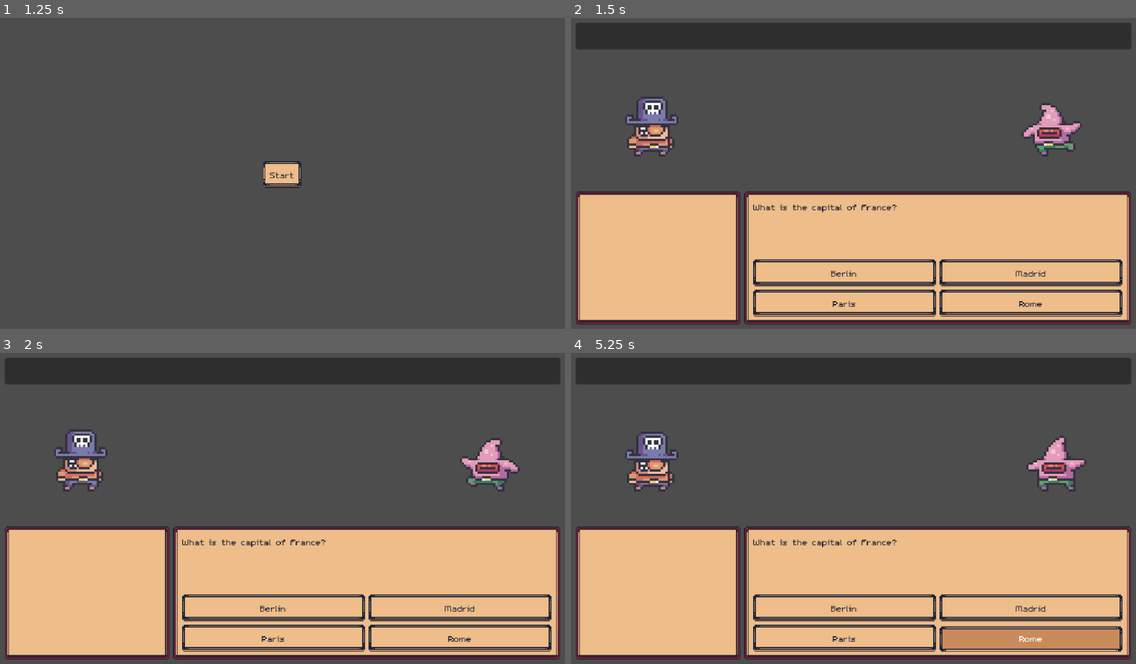
Above: before the commit, frames 1-4 (two rows, left to right).
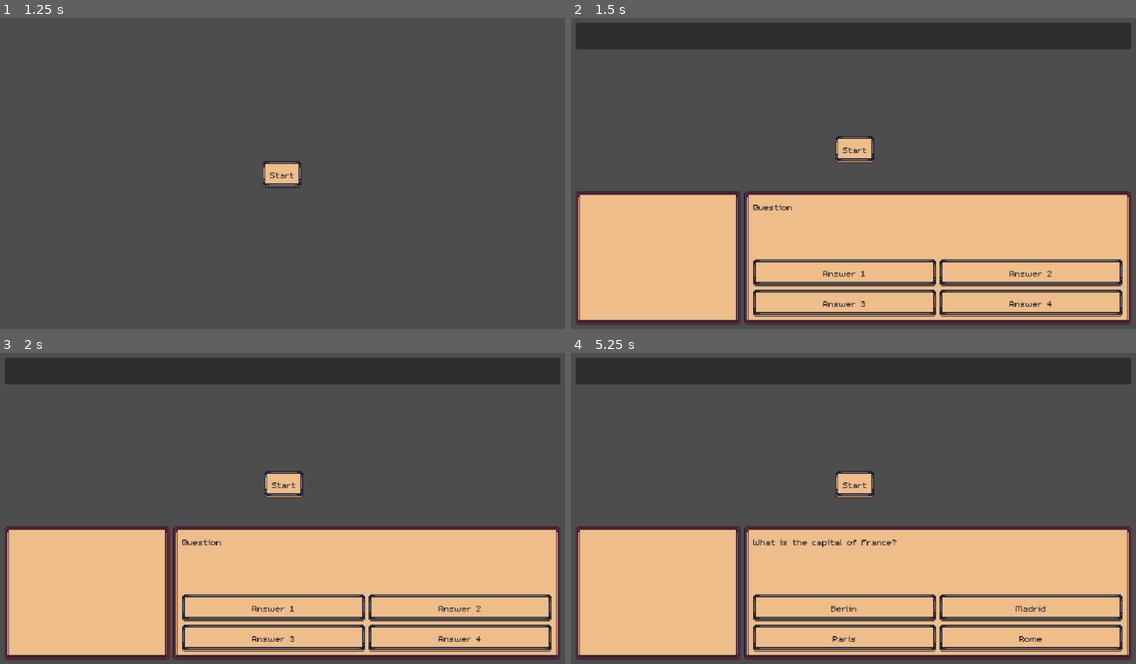
Above: after the commit, the same moments.

Repository: dev-laww/knight-quest
Game: Godot game, scene res://scenes/main.tscn
Two runs of this game, one before a commit and one after it. Both use one fixed random seed, a clock stepped at 60 frames per second and the inputs below.
Inputs (mouse positions are in pixels of both pictures, inside the frame that each line leads up to):
- Up to frame 1 (1.25 s): click "Login" at 0.5 s
- Up to frame 2 (1.5 s): click "Start" at 1.25 s
- Up to frame 3 (2 s): no input
- Up to frame 4 (5.25 s): click "Berlin" (after the commit: "Answer 1") at 2 s; click "Madrid" (after the commit: "Answer 2") at 2.75 s; click "Paris" (after the commit: "Answer 3") at 3.5 s; click "Rome" (after the commit: "Answer 4") at 4.25 s; click (853, 483) at 5 s, where only the run after the commit has a clickable "Start"

Frame 1 is identical in both runs. In frame 2, 3.2% of the frame differs, in the area x 9-91%, y 25-93%; in frame 3, 3.2%; in frame 4, 5.1%, in the area x 9-98%, y 25-96%.

Commit message:
feat: integrate heads-up display with question manager and turn manager and bug fixes

Diff:
--- a/knight-quest/scenes/components/managers/turn_manager.tscn
+++ b/knight-quest/scenes/components/managers/turn_manager.tscn
@@ -6,3 +6,5 @@
 script = ExtResource("1_aj1af")
 
 [node name="TurnTimer" type="Timer" parent="."]
+wait_time = 60.0
+one_shot = true
--- a/knight-quest/scenes/ui/overlays/heads_up_display.tscn
+++ b/knight-quest/scenes/ui/overlays/heads_up_display.tscn
@@ -13,17 +13,20 @@
 anchor_bottom = 1.0
 grow_horizontal = 2
 grow_vertical = 2
+mouse_filter = 2
 theme = ExtResource("1_vfvld")
 script = ExtResource("2_r0aol")
 
 [node name="VBoxContainer" type="VBoxContainer" parent="."]
 layout_mode = 2
+mouse_filter = 2
 
 [node name="Top" type="HBoxContainer" parent="VBoxContainer"]
 custom_minimum_size = Vector2(0, 30)
 layout_mode = 2
 size_flags_vertical = 3
 size_flags_stretch_ratio = 0.1
+mouse_filter = 2
 
 [node name="Panel" type="Panel" parent="VBoxContainer/Top"]
 layout_mode = 2
@@ -33,6 +36,7 @@
 layout_mode = 2
 size_flags_vertical = 3
 size_flags_stretch_ratio = 0.5
+mouse_filter = 2
 
 [node name="PlayerAnchor" type="Control" parent="VBoxContainer/Separator"]
 layout_mode = 1
--- a/knight-quest/scenes/world/battle.tscn
+++ b/knight-quest/scenes/world/battle.tscn
@@ -6,18 +6,29 @@
 [ext_resource type="PackedScene" uid="uid://dqpduk7nq4wmo" path="res://scenes/entities/characters/player.tscn" id="2_ehm8x"]
 [ext_resource type="PackedScene" uid="uid://yev5xqmq1t2q" path="res://scenes/entities/enemies/star.tscn" id="3_fs26p"]
 [ext_resource type="PackedScene" uid="uid://dfdm55jit0843" path="res://scenes/components/managers/turn_manager.tscn" id="4_t5uxl"]
+[ext_resource type="Theme" uid="uid://fhpp2immpt73" path="res://resources/theme.tres" id="7_5r7dh"]
 
 [node name="Battle" type="Node2D"]
 script = ExtResource("1_fs26p")
 player_scene = ExtResource("2_ehm8x")
 enemy_scene = ExtResource("3_fs26p")
 
-[node name="QuestionManager" parent="." instance=ExtResource("1_ehm8x")]
+[node name="QuestionManager" parent="." node_paths=PackedStringArray("heads_up_display") instance=ExtResource("1_ehm8x")]
+heads_up_display = NodePath("../UI/HeadsUpDisplay")
 
-[node name="TurnManager" parent="." node_paths=PackedStringArray("question_manager") instance=ExtResource("4_t5uxl")]
+[node name="TurnManager" parent="." node_paths=PackedStringArray("question_manager", "heads_up_display") instance=ExtResource("4_t5uxl")]
 question_manager = NodePath("../QuestionManager")
+heads_up_display = NodePath("../UI/HeadsUpDisplay")
 
 [node name="UI" type="CanvasLayer" parent="."]
 
 [node name="HeadsUpDisplay" parent="UI" instance=ExtResource("1_hjx2g")]
 unique_name_in_owner = true
+
+[node name="StartButton" type="Button" parent="."]
+offset_left = 300.0
+offset_top = 137.0
+offset_right = 343.0
+offset_bottom = 166.0
+theme = ExtResource("7_5r7dh")
+text = "Start"
--- a/knight-quest/scripts/components/managers/question_manager.gd
+++ b/knight-quest/scripts/components/managers/question_manager.gd
@@ -2,17 +2,24 @@
 class_name QuestionManager
 
 
-func get_question() -> Question:
-    var question: Question = Question.new()
+@export var heads_up_display: HeadsUpDisplay
 
-    question.question_text = "What is the capital of France?"
-    question.answers = ["Berlin", "Madrid", "Paris", "Rome"]
-    question.correct_answer_index = 2
-
-    return question
+var current_question: Question = null
 
 
-func check_answer(question: Question, selected_index: int) -> bool:
-    if selected_index < 0 or selected_index >= question.answers.size():
+func get_question() -> Question:
+    current_question = Question.new()
+
+    current_question.question_text = "What is the capital of France?"
+    current_question.answers = ["Berlin", "Madrid", "Paris", "Rome"]
+    current_question.correct_answer_index = 2
+
+    heads_up_display.set_question(current_question)
+
+    return current_question
+
+
+func check_answer(selected_index: int) -> bool:
+    if selected_index < 0 or selected_index >= current_question.answers.size():
         return false
-    return selected_index == question.correct_answer_index
+    return selected_index == current_question.correct_answer_index
--- a/knight-quest/scripts/components/managers/turn_manager.gd
+++ b/knight-quest/scripts/components/managers/turn_manager.gd
@@ -9,50 +9,60 @@
 signal turn_completed
 
 @export var question_manager: QuestionManager
+@export var heads_up_display: HeadsUpDisplay
 @onready var turn_timer: Timer = $TurnTimer
+@onready var current_question: Question = question_manager.current_question
 
 var state_machine: CallableStateMachine = CallableStateMachine.new()
-var current_question: Question
 var player_answer_index: int = -1
 var came_from_player_turn: bool = false
+var is_executing: bool = false
+var is_enemy_turn_running: bool = false
 
 func _ready() -> void:
+    state_machine.add_state(idle_state)
     state_machine.add_state(player_turn_state, enter_player_turn, leave_player_turn)
     state_machine.add_state(execute_state, enter_execute)
-    state_machine.add_state(enemy_turn_state, enter_enemy_turn)
-
-    state_machine.set_initial_state(player_turn_state)
+    state_machine.add_state(enemy_turn_state, enter_enemy_turn, leave_enemy_turn)
+    state_machine.set_initial_state(idle_state)
+    heads_up_display.answer_selected.connect(submit_player_answer)
     turn_timer.timeout.connect(_on_turn_timeout)
 
-func _process(_delta: float) -> void:
+func start() -> void:
+    print("TurnManager started")
+    state_machine.change_state(player_turn_state)
     state_machine.update()
 
+func idle_state() -> void:
+    print("Idle state")
+    pass
 
 func player_turn_state() -> void:
     pass
 
 func enter_player_turn() -> void:
     print("=== PLAYER TURN ===")
-    current_question = question_manager.get_question()
+    question_manager.get_question()
     player_answer_index = -1
     turn_timer.start()
     player_turn_started.emit()
 
+    state_machine.update()
+
 func leave_player_turn():
+    came_from_player_turn = true
     turn_timer.stop()
-
 
 func enter_execute() -> void:
     print("=== EXECUTE PHASE ===")
     execute_phase_started.emit()
 
+    state_machine.update()
+
 func execute_state() -> void:
-    execute()
-
-    await get_tree().create_timer(1.0).timeout
+    await execute()
 
     if came_from_player_turn:
-        came_from_player_turn = false
         state_machine.change_state(enemy_turn_state)
     else:
         turn_completed.emit()
@@ -62,38 +72,30 @@
     print("=== ENEMY TURN ===")
     enemy_turn_started.emit()
 
+    state_machine.update()
+
 func enemy_turn_state() -> void:
-    enemy_turn()
+    await get_tree().create_timer(3.0).timeout
     state_machine.change_state(execute_state)
 
+func leave_enemy_turn() -> void:
+    came_from_player_turn = false
 
 func submit_player_answer(answer_index: int) -> void:
-    if state_machine.current_state != "player_turn_state":
-        return
-
+    if state_machine.current_state != "player_turn_state": return
     player_answer_index = answer_index
-    var is_correct = question_manager.check_answer(current_question, answer_index)
-    print("Player answered: ", current_question.answers[answer_index])
+    var is_correct = question_manager.check_answer(answer_index)
+    print("Player answered: ", question_manager.current_question.answers[answer_index])
     print("Answer is: ", "Correct" if is_correct else "Incorrect")
-
     player_answered.emit(is_correct)
-    came_from_player_turn = true
     state_machine.change_state(execute_state)
-
-func get_current_question() -> Question:
-    return current_question
 
 func execute() -> void:
     print("Executing status effects and game logic...")
-    await get_tree().create_timer(1.0).timeout
-
-func enemy_turn() -> void:
-    print("Enemy is taking their turn...")
-    await get_tree().create_timer(2.0).timeout
+    await get_tree().create_timer(4.0).timeout
 
 func _on_turn_timeout() -> void:
-    if state_machine.current_state == "player_turn_state":
-        print("Player turn timed out!")
-        player_timeout.emit()
-        came_from_player_turn = true
-        state_machine.change_state(execute_state)
+    if state_machine.current_state != "player_turn_state": return
+    print("Player turn timed out!")
+    player_timeout.emit()
+    state_machine.change_state(execute_state)
--- a/knight-quest/scripts/ui/overlays/heads_up_display.gd
+++ b/knight-quest/scripts/ui/overlays/heads_up_display.gd
@@ -5,14 +5,19 @@
 @onready var player_position_marker: Marker2D = %PlayerPosition
 @onready var enemy_position_marker: Marker2D = %EnemyPosition
 @onready var question_label: RichTextLabel = %QuestionLabel
-@onready var answer_buttons: Array[Node] = [%FirstAnswerButton, %SecondAnswerButton, %ThirdAnswerButton, %FourthAnswerButton]
+@onready var answer_buttons: Array[Button] = [%FirstAnswerButton, %SecondAnswerButton, %ThirdAnswerButton, %FourthAnswerButton]
 @onready var answer_button_group: ButtonGroup = %FirstAnswerButton.button_group
 
 
 signal answer_selected(selected_index: int)
 
+func _ready() -> void:
+    answer_button_group.pressed.connect(_on_answer_selected)
+
 
 func set_question(question: Question) -> void:
+    reset()
+
     question_label.text = question.question_text
 
     for i in range(answer_buttons.size()):
@@ -29,6 +34,8 @@
         push_error("Button does not have an answer index set.")
         return
 
+    print("Answer selected: ", index)
+
     answer_selected.emit(index)
 
 
@@ -37,3 +44,11 @@
 
 func deploy_enemy(enemy: Node2D) -> void:
     enemy_position_marker.add_child.call_deferred(enemy)
+
+func reset() -> void:
+    question_label.text = ""
+
+    for button in answer_buttons:
+        button.text = ""
+        button.visible = false
+        button.button_pressed = false
--- a/knight-quest/scripts/utils/logic/callable_state_machine.gd
+++ b/knight-quest/scripts/utils/logic/callable_state_machine.gd
@@ -5,45 +5,45 @@
 
 
 func add_state(
-	normal_state_callable: Callable,
-	enter_state_callable: Callable = Callable(),
-	leave_state_callable: Callable = Callable()
+    normal_state_callable: Callable,
+    enter_state_callable: Callable = Callable(),
+    leave_state_callable: Callable = Callable()
 ):
-	state_dictionary[normal_state_callable.get_method()] = {
-		"normal": normal_state_callable,
-		"enter": enter_state_callable,
-		"leave": leave_state_callable
-	}
+    state_dictionary[normal_state_callable.get_method()] = {
+        "normal": normal_state_callable,
+        "enter": enter_state_callable,
+        "leave": leave_state_callable
+    }
 
 
 func set_initial_state(state_callable: Callable):
-	var state_name = state_callable.get_method()
-	if state_dictionary.has(state_name):
-		_set_state(state_name)
-	else:
-		push_warning("No state with name " + state_name)
+    var state_name = state_callable.get_method()
+    if state_dictionary.has(state_name):
+        _set_state(state_name)
+    else:
+        push_warning("No state with name " + state_name)
 
 
 func update():
-	if current_state != null:
-		(state_dictionary[current_state].normal as Callable).call()
+    if current_state != null:
+        (state_dictionary[current_state].normal as Callable).call()
 
 
 func change_state(state_callable: Callable):
-	var state_name = state_callable.get_method()
-	if state_dictionary.has(state_name):
-		_set_state.call_deferred(state_name)
-	else:
-		push_warning("No state with name " + state_name)
+    var state_name = state_callable.get_method()
+    if state_dictionary.has(state_name):
+        _set_state.call_deferred(state_name)
+    else:
+        push_warning("No state with name " + state_name)
 
 
 func _set_state(state_name: String):
-	if current_state:
-		var leave_callable = state_dictionary[current_state].leave as Callable
-		if !leave_callable.is_null():
-			leave_callable.call()
+    if current_state:
+        var leave_callable = state_dictionary[current_state].leave as Callable
+        if !leave_callable.is_null():
+            leave_callable.call()
 
-	current_state = state_name
-	var enter_callable = state_dictionary[current_state].enter as Callable
-	if !enter_callable.is_null():
-		enter_callable.call()
+    current_state = state_name
+    var enter_callable = state_dictionary[current_state].enter as Callable
+    if !enter_callable.is_null():
+        enter_callable.call()
--- a/knight-quest/scripts/world/battle.gd
+++ b/knight-quest/scripts/world/battle.gd
@@ -4,23 +4,9 @@
 @export var enemy_scene: PackedScene
 
 
-@onready var question_manager: QuestionManager = $QuestionManager
-@onready var heads_up_display: HeadsUpDisplay = %HeadsUpDisplay
-
-var question: Question
+@onready var turn_manager: TurnManager = $TurnManager
+@onready var start_button: Button = $StartButton
 
 
 func _ready() -> void:
-    question = question_manager.get_question()
-
-    heads_up_display.set_question(question)
-    heads_up_display.answer_selected.connect(_on_answer_selected)
-    heads_up_display.deploy_player(player_scene.instantiate())
-    heads_up_display.deploy_enemy(enemy_scene.instantiate())
-
-
-func _on_answer_selected(selected_index: int) -> void:
-    if question_manager.check_answer(question, selected_index):
-        print("Correct answer selected!")
-    else:
-        print("Incorrect answer selected.")
+    start_button.pressed.connect(turn_manager.start)
Not shown: 1 places in knight-quest/scenes/world/battle.tscn that only renumber resources
